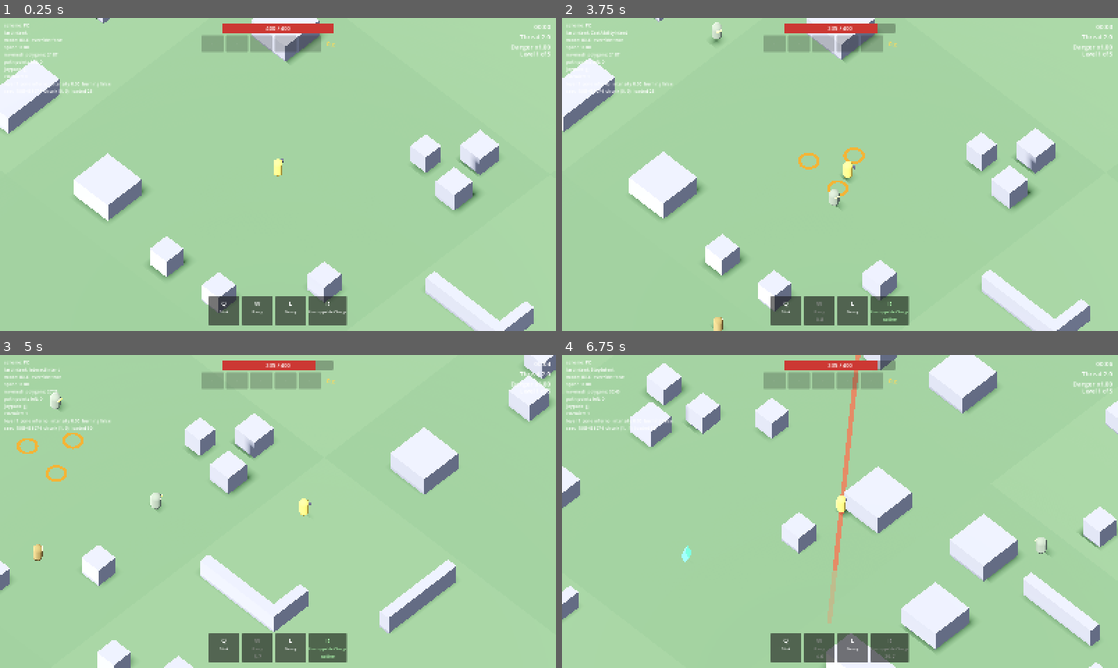
Above: before the commit, frames 1-4 (two rows, left to right).
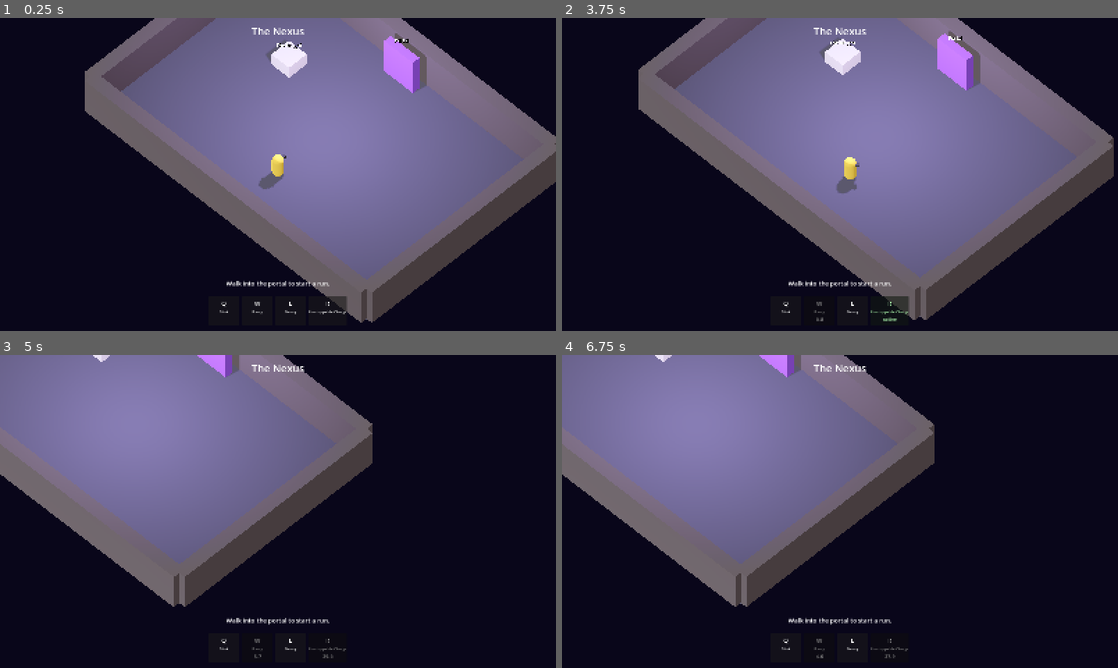
Above: after the commit, the same moments.

Repository: Ahadwen/Escape-v2
Game: Godot game, scene res://world/nexus/nexus.tscn
The game is run twice, just before and just after one commit, with the same random seed, the same clock (stepped at 60 frames per second) and the same inputs. Before the commit the project starts from res://world/levels/level.tscn.
Inputs (mouse positions are in pixels of both pictures, inside the frame that each line leads up to):
- Up to frame 1 (0.25 s): no input
- Up to frame 2 (3.75 s): tap Enter at 0.5 s; move the mouse to (962, 158) at 0.52 s; tap F (interact) at 0.6, 2.3 s; click (962, 158) at 0.67 s; click (962, 158) at 1.25 s; drag from (728, 190) to (812, 237) at 1.27 s; move the mouse to (895, 105) at 2.02 s; tap W (ability_2) at 2.1 s; click (895, 105) at 2.17 s; drag from (812, 237) to (673, 127) at 2.77 s; move the mouse to (1006, 221) at 3.52 s; tap R (ability_4) at 3.6 s; click (1006, 221) at 3.67 s
- Up to frame 3 (5 s): tap F (interact) at 3.8 s; tap Escape (pause) at 4.15 s; drag from (111, 464) to (194, 433) at 4.27 s
- Up to frame 4 (6.75 s): move the mouse to (867, 511) at 5.02 s; tap F (interact) at 5.1 s; click (867, 511) at 5.17 s; drag from (756, 433) to (728, 527) at 5.77 s; move the mouse to (962, 495) at 6.52 s; tap S (stop) at 6.6 s; click (962, 495) at 6.67 s

The runs differ from the first frame. In frame 1, 99% of the frame differs, in the area x 0-100%, y 0-100%; in frame 2, 99%; in frame 3, 100%; in frame 4, 100%.

Commit message:
M8 step 1: the Nexus, a walkable hub where every run starts and ends
The game boots into the Nexus. Walk into the portal to start a run;
dying, or escaping through the final safehouse door, returns you there
with a line about how the last run ended. A character pedestal stands in
for character select (the Knight only). Abilities work in the Nexus, so
it doubles as a practice room. PLAN.md records the meta direction.

Co-Authored-By: Claude Opus 5.5 <noreply@anthropic.com>
Claude-Session: https://claude.ai/code/session_01MK2ViG6yW215fERvVJH3QP

Diff:
--- a/core/run_state.gd
+++ b/core/run_state.gd
@@ -7,6 +7,7 @@
 const LEVEL_COUNT: int = 5
 const LEVEL_SCENE: String = "res://world/levels/level.tscn"
 const SAFEHOUSE_SCENE: String = "res://world/safehouse/safehouse_lobby.tscn"
+const NEXUS_SCENE: String = "res://world/nexus/nexus.tscn"
 
 static var active: bool = false
 static var run_seed: int = 0
@@ -15,6 +16,8 @@
 static var gold: int = 0
 ## Saved card stacks (copies), one per slot (null = empty).
 static var cards: Array[CardStack] = []
+## How the last run ended (shown in the Nexus). Empty before the first run.
+static var last_result: String = ""
 
 
 static func start_new_run(p_seed: int) -> void:
@@ -25,8 +28,11 @@
 	cards.clear()
 
 
-static func end_run() -> void:
+## Ends the run; `result` describes how (shown back in the Nexus).
+static func end_run(result: String = "") -> void:
 	active = false
+	if not result.is_empty():
+		last_result = result
 
 
 static func is_final_level() -> bool:
--- a/project.godot
+++ b/project.godot
@@ -11,7 +11,7 @@
 [application]
 
 config/name="Escape"
-run/main_scene="res://world/levels/level.tscn"
+run/main_scene="res://world/nexus/nexus.tscn"
 config/features=PackedStringArray("4.7", "Forward Plus")
 config/icon="res://icon.svg"
 
--- a/world/levels/level.gd
+++ b/world/levels/level.gd
@@ -188,10 +188,13 @@
 	_hazards.stop()
 	_director.stop(false)
 	_aim_presenter.clear_preview()
-	_show_message("Caught after %s" % RunInfo.format_time(_director.elapsed))
-	RunState.end_run()
+	var time: String = RunInfo.format_time(_director.elapsed)
+	_show_message("Caught after %s" % time)
+	RunState.end_run(
+		"Caught on level %d of %d after %s" % [RunState.level_index + 1, RunState.LEVEL_COUNT, time]
+	)
 	await get_tree().create_timer(RESTART_DELAY_DEATH).timeout
-	get_tree().reload_current_scene()
+	get_tree().change_scene_to_file(RunState.NEXUS_SCENE)
 
 
 func _show_message(text: String) -> void:
--- /dev/null
+++ b/world/nexus/nexus.gd
@@ -0,0 +1,57 @@
+extends Node3D
+## The Nexus: the hub between runs. Every run starts and ends here. Walk
+## into the portal to start a run; the character pedestal shows who you're
+## playing (only the Knight so far). Meta progression comes later.
+
+@onready var _nav_region: NavigationRegion3D = $NavigationRegion3D
+@onready var _input_router: InputRouter = $InputRouter
+@onready var _player: Player = $Player
+@onready var _move_marker: MoveMarker = $MoveMarker
+@onready var _aim_presenter: AimPreviewPresenter = $AimPreviewPresenter
+@onready var _ability_bar: AbilityBar = $HUD/AbilityBar
+@onready var _interact_prompt: InteractPrompt = $HUD/InteractPrompt
+@onready var _pause: PauseController = $PauseController
+@onready var _title: Label = $HUD/TitleLabel
+@onready var _status: Label = $HUD/StatusLabel
+@onready var _portal: Station = $NavigationRegion3D/Portal
+@onready var _pedestal: Station = $NavigationRegion3D/CharacterPedestal
+
+
+func _ready() -> void:
+	# A run never continues through the Nexus.
+	RunState.end_run()
+	_nav_region.bake_navigation_mesh(false)
+	_input_router.intent_emitted.connect(_player.controller.handle_intent)
+	_input_router.intent_emitted.connect(_on_intent)
+	_input_router.aim_preview_changed.connect(_aim_presenter.show_preview)
+	_input_router.aim_preview_ended.connect(_aim_presenter.clear_preview)
+	_input_router.scheme_changed.connect(_on_scheme_changed)
+	_on_scheme_changed(_input_router.active_kind)
+	_portal.used.connect(_on_portal)
+	_pedestal.used.connect(_on_pedestal)
+	_title.text = "The Nexus"
+	if RunState.last_result.is_empty():
+		_status.text = "Walk into the portal to start a run."
+	else:
+		_status.text = "Last run: %s" % RunState.last_result
+
+
+func _on_scheme_changed(kind: InputRouter.SchemeKind) -> void:
+	_ability_bar.set_scheme(kind)
+	_interact_prompt.set_scheme(kind)
+	_pause.set_touch_controls_visible(kind == InputRouter.SchemeKind.TOUCH)
+
+
+func _on_intent(intent: PlayerIntent) -> void:
+	if intent is MoveToPointIntent:
+		_move_marker.show_at((intent as MoveToPointIntent).point)
+
+
+func _on_portal(_player_used: Player) -> void:
+	RunState.start_new_run(randi())
+	_status.text = "Entering..."
+	get_tree().change_scene_to_file(RunState.LEVEL_SCENE)
+
+
+func _on_pedestal(_player_used: Player) -> void:
+	_status.text = "The Knight. More characters will stand here later."
--- /dev/null
+++ b/world/nexus/nexus.tscn
@@ -0,0 +1,224 @@
+[gd_scene format=3]
+
+[ext_resource type="Script" path="res://world/nexus/nexus.gd" id="1_lobby"]
+[ext_resource type="Script" path="res://world/camera/isometric_camera.gd" id="2_camera"]
+[ext_resource type="Script" path="res://ui/feedback/move_marker.gd" id="3_marker"]
+[ext_resource type="PackedScene" path="res://actors/player/player.tscn" id="4_player"]
+[ext_resource type="PackedScene" path="res://input/input_router.tscn" id="5_input"]
+[ext_resource type="Script" path="res://ui/feedback/aim_indicator.gd" id="6_aim_indicator"]
+[ext_resource type="Script" path="res://ui/feedback/aim_preview_presenter.gd" id="7_aim_presenter"]
+[ext_resource type="Script" path="res://ui/hud/ability_bar.gd" id="8_ability_bar"]
+[ext_resource type="Script" path="res://ui/hud/interact_prompt.gd" id="12_prompt"]
+[ext_resource type="Script" path="res://core/pause_controller.gd" id="13_pause"]
+[ext_resource type="PackedScene" path="res://world/safehouse/station.tscn" id="19_station"]
+
+[sub_resource type="Environment" id="Environment_nexus"]
+background_mode = 1
+background_color = Color(0.05, 0.04, 0.1, 1)
+ambient_light_source = 2
+ambient_light_color = Color(0.85, 0.8, 0.75, 1)
+ambient_light_energy = 0.6
+tonemap_mode = 2
+ssao_enabled = true
+
+[sub_resource type="NavigationMesh" id="NavigationMesh_lobby"]
+geometry_parsed_geometry_type = 1
+geometry_collision_mask = 17
+agent_radius = 0.5
+agent_max_climb = 0.25
+
+[sub_resource type="StandardMaterial3D" id="Material_floor"]
+albedo_color = Color(0.3, 0.3, 0.38, 1)
+
+[sub_resource type="StandardMaterial3D" id="Material_wall"]
+albedo_color = Color(0.35, 0.33, 0.36, 1)
+
+[sub_resource type="BoxMesh" id="BoxMesh_floor"]
+material = SubResource("Material_floor")
+size = Vector3(24, 1, 16)
+
+[sub_resource type="BoxShape3D" id="BoxShape3D_floor"]
+size = Vector3(24, 1, 16)
+
+[sub_resource type="BoxMesh" id="BoxMesh_wall_long"]
+material = SubResource("Material_wall")
+size = Vector3(25, 3, 1)
+
+[sub_resource type="BoxShape3D" id="BoxShape3D_wall_long"]
+size = Vector3(25, 3, 1)
+
+[sub_resource type="BoxMesh" id="BoxMesh_wall_short"]
+material = SubResource("Material_wall")
+size = Vector3(1, 3, 17)
+
+[sub_resource type="BoxShape3D" id="BoxShape3D_wall_short"]
+size = Vector3(1, 3, 17)
+
+[node name="Nexus" type="Node3D"]
+script = ExtResource("1_lobby")
+
+[node name="WorldEnvironment" type="WorldEnvironment" parent="."]
+environment = SubResource("Environment_nexus")
+
+[node name="Lamp" type="OmniLight3D" parent="."]
+transform = Transform3D(1, 0, 0, 0, 1, 0, 0, 0, 1, 0, 6, 0)
+light_color = Color(0.75, 0.65, 1, 1)
+light_energy = 2.0
+omni_range = 18.0
+shadow_enabled = true
+
+[node name="Sun" type="DirectionalLight3D" parent="."]
+transform = Transform3D(1, 0, 0, 0, 0.573576, 0.819152, 0, -0.819152, 0.573576, 0, 10, 0)
+light_energy = 0.5
+
+[node name="NavigationRegion3D" type="NavigationRegion3D" parent="."]
+navigation_mesh = SubResource("NavigationMesh_lobby")
+
+[node name="Floor" type="StaticBody3D" parent="NavigationRegion3D"]
+transform = Transform3D(1, 0, 0, 0, 1, 0, 0, 0, 1, 0, -0.5, 0)
+collision_layer = 16
+
+[node name="Mesh" type="MeshInstance3D" parent="NavigationRegion3D/Floor"]
+mesh = SubResource("BoxMesh_floor")
+
+[node name="Collision" type="CollisionShape3D" parent="NavigationRegion3D/Floor"]
+shape = SubResource("BoxShape3D_floor")
+
+[node name="WallNorth" type="StaticBody3D" parent="NavigationRegion3D"]
+transform = Transform3D(1, 0, 0, 0, 1, 0, 0, 0, 1, 0, 1.5, -8.5)
+
+[node name="Mesh" type="MeshInstance3D" parent="NavigationRegion3D/WallNorth"]
+mesh = SubResource("BoxMesh_wall_long")
+
+[node name="Collision" type="CollisionShape3D" parent="NavigationRegion3D/WallNorth"]
+shape = SubResource("BoxShape3D_wall_long")
+
+[node name="WallSouth" type="StaticBody3D" parent="NavigationRegion3D"]
+transform = Transform3D(1, 0, 0, 0, 1, 0, 0, 0, 1, 0, 1.5, 8.5)
+
+[node name="Mesh" type="MeshInstance3D" parent="NavigationRegion3D/WallSouth"]
+mesh = SubResource("BoxMesh_wall_long")
+
+[node name="Collision" type="CollisionShape3D" parent="NavigationRegion3D/WallSouth"]
+shape = SubResource("BoxShape3D_wall_long")
+
+[node name="WallEast" type="StaticBody3D" parent="NavigationRegion3D"]
+transform = Transform3D(1, 0, 0, 0, 1, 0, 0, 0, 1, 12.5, 1.5, 0)
+
+[node name="Mesh" type="MeshInstance3D" parent="NavigationRegion3D/WallEast"]
+mesh = SubResource("BoxMesh_wall_short")
+
+[node name="Collision" type="CollisionShape3D" parent="NavigationRegion3D/WallEast"]
+shape = SubResource("BoxShape3D_wall_short")
+
+[node name="WallWest" type="StaticBody3D" parent="NavigationRegion3D"]
+transform = Transform3D(1, 0, 0, 0, 1, 0, 0, 0, 1, -12.5, 1.5, 0)
+
+[node name="Mesh" type="MeshInstance3D" parent="NavigationRegion3D/WallWest"]
+mesh = SubResource("BoxMesh_wall_short")
+
+[node name="Collision" type="CollisionShape3D" parent="NavigationRegion3D/WallWest"]
+shape = SubResource("BoxShape3D_wall_short")
+
+
+
+
+[node name="Portal" parent="NavigationRegion3D" instance=ExtResource("19_station")]
+transform = Transform3D(1, 0, 0, 0, 1, 0, 0, 0, 1, 0, 0, -7.2)
+title = "Portal"
+prompt = "Start a run"
+color = Color(0.55, 0.35, 0.95, 1)
+size = Vector3(2.6, 3.0, 0.6)
+
+[node name="CharacterPedestal" parent="NavigationRegion3D" instance=ExtResource("19_station")]
+transform = Transform3D(1, 0, 0, 0, 1, 0, 0, 0, 1, -6, 0, -3)
+title = "The Knight"
+prompt = "Inspect"
+color = Color(0.75, 0.75, 0.8, 1)
+size = Vector3(1.6, 1.0, 1.6)
+
+[node name="Player" parent="." instance=ExtResource("4_player")]
+transform = Transform3D(1, 0, 0, 0, 1, 0, 0, 0, 1, 0, 0, 4)
+
+[node name="IsometricCamera" type="Camera3D" parent="." node_paths=PackedStringArray("target")]
+script = ExtResource("2_camera")
+target = NodePath("../Player")
+view_size = 20.0
+
+[node name="MoveMarker" type="Node3D" parent="."]
+script = ExtResource("3_marker")
+
+[node name="AimIndicator" type="Node3D" parent="."]
+script = ExtResource("6_aim_indicator")
+
+[node name="AimPreviewPresenter" type="Node" parent="." node_paths=PackedStringArray("abilities", "movement", "indicator")]
+script = ExtResource("7_aim_presenter")
+abilities = NodePath("../Player/AbilityCaster")
+movement = NodePath("../Player/ActorMovement")
+indicator = NodePath("../AimIndicator")
+
+[node name="InputRouter" parent="." node_paths=PackedStringArray("camera", "aim_origin") instance=ExtResource("5_input")]
+camera = NodePath("../IsometricCamera")
+aim_origin = NodePath("../Player")
+
+[node name="HUD" type="CanvasLayer" parent="."]
+
+[node name="InteractPrompt" type="Label" parent="HUD" node_paths=PackedStringArray("player")]
+script = ExtResource("12_prompt")
+player = NodePath("../../Player")
+
+
+
+[node name="AbilityBar" type="Control" parent="HUD" node_paths=PackedStringArray("abilities")]
+layout_mode = 3
+anchors_preset = 7
+anchor_left = 0.5
+anchor_top = 1.0
+anchor_right = 0.5
+anchor_bottom = 1.0
+offset_left = -200.0
+offset_top = -100.0
+offset_right = 200.0
+offset_bottom = -16.0
+grow_horizontal = 2
+grow_vertical = 0
+mouse_filter = 2
+script = ExtResource("8_ability_bar")
+abilities = NodePath("../../Player/AbilityCaster")
+
+
+
+[node name="TitleLabel" type="Label" parent="HUD"]
+anchors_preset = 5
+anchor_left = 0.5
+anchor_right = 0.5
+offset_left = -300.0
+offset_top = 16.0
+offset_right = 300.0
+offset_bottom = 60.0
+grow_horizontal = 2
+theme_override_font_sizes/font_size = 30
+horizontal_alignment = 1
+
+[node name="StatusLabel" type="Label" parent="HUD"]
+anchors_preset = 7
+anchor_left = 0.5
+anchor_top = 1.0
+anchor_right = 0.5
+anchor_bottom = 1.0
+offset_left = -400.0
+offset_top = -150.0
+offset_right = 400.0
+offset_bottom = -116.0
+grow_horizontal = 2
+grow_vertical = 0
+theme_override_font_sizes/font_size = 18
+horizontal_alignment = 1
+
+[node name="MenuLayer" type="CanvasLayer" parent="."]
+layer = 20
+
+
+
+[node name="PauseController" type="Node" parent="."]
+script = ExtResource("13_pause")
--- a/world/safehouse/safehouse_lobby.gd
+++ b/world/safehouse/safehouse_lobby.gd
@@ -64,9 +64,10 @@
 func _on_exit(_player_used: Player) -> void:
 	RunState.save_from(_player)
 	if RunState.is_final_level():
-		_level_label.text = "You escaped! Starting a new run..."
-		RunState.end_run()
+		_level_label.text = "You escaped!"
+		RunState.end_run("Escaped! All %d levels survived." % RunState.LEVEL_COUNT)
 		await get_tree().create_timer(3.0).timeout
-	else:
-		RunState.level_index += 1
+		get_tree().change_scene_to_file(RunState.NEXUS_SCENE)
+		return
+	RunState.level_index += 1
 	get_tree().change_scene_to_file(RunState.LEVEL_SCENE)
Not shown, added: world/nexus/nexus.gd.uid
Not shown, changed: PLAN.md
